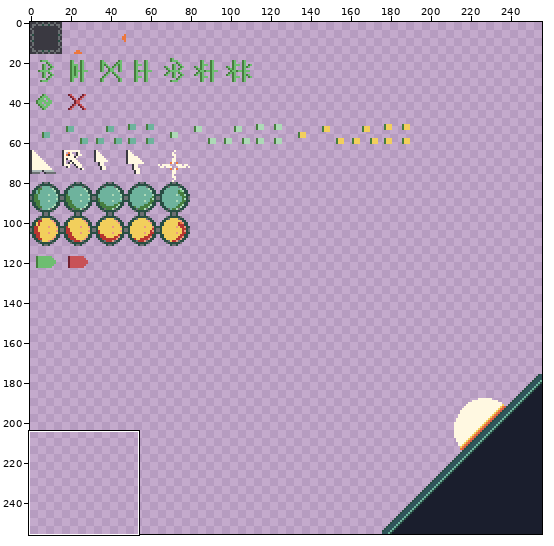
One commit to this pixel-art file: tiles.aseprite. The picture above shows the old version from afar; the outline marks the close-up.
Close-up. Old version:
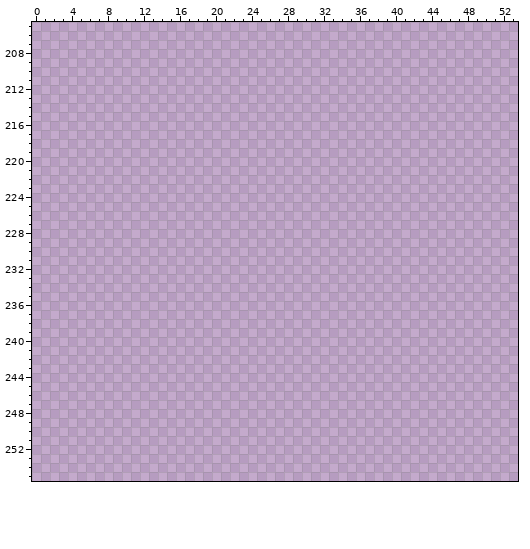
256x256 pixels, 1 frame. Shown: x 0..53, y 205..255.
And afterwards:
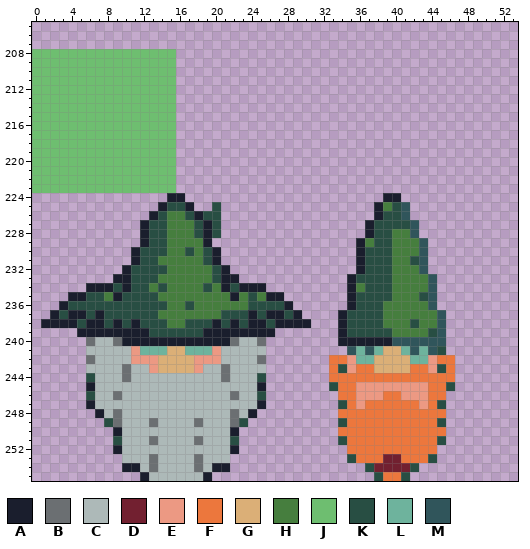
Palette (. is transparent): A #1a1e2d  B #6b6f72  C #adb9b8  D #722030  E #ec9983  F #ec773d  G #dbaf77  H #467e3e  J #6ebe70  K #284e43  L #6eb39d  M #30555b
From old to new:
Changed rows in their new state; - is an unchanged pixel.
first column x 0:
208 JJJJJJJJJJJJJJJJ-------------------------------
209 JJJJJJJJJJJJJJJJ-------------------------------
210 JJJJJJJJJJJJJJJJ-------------------------------
211 JJJJJJJJJJJJJJJJ-------------------------------
212 JJJJJJJJJJJJJJJJ-------------------------------
213 JJJJJJJJJJJJJJJJ-------------------------------
214 JJJJJJJJJJJJJJJJ-------------------------------
215 JJJJJJJJJJJJJJJJ-------------------------------
216 JJJJJJJJJJJJJJJJ-------------------------------
217 JJJJJJJJJJJJJJJJ-------------------------------
218 JJJJJJJJJJJJJJJJ-------------------------------
219 JJJJJJJJJJJJJJJJ-------------------------------
220 JJJJJJJJJJJJJJJJ-------------------------------
221 JJJJJJJJJJJJJJJJ-------------------------------
222 JJJJJJJJJJJJJJJJ-------------------------------
223 JJJJJJJJJJJJJJJJ-------------------------------
224 ---------------AA----------------------AA------
225 --------------AKKA--K-----------------AHKM-----
226 -------------AKHHKAKK-----------------AKKM-----
227 ------------AKKHHHKAK----------------AKKKKM----
228 ------------AKKHHHKAK----------------AKKHHM----
229 ------------AKKHHHHA----------------AHKKHHHM---
230 -----------AKKKHHKHKA---------------AKKKHHHM---
231 -----------AKKHHHHHKA---------------AKKKHHKM---
232 ----------AKKKKHHHHHKA--------------AKKKHHHM---
233 ---------AAKKKHHHHHHKAA------------AKKKKHHHHM--
234 ------AAAKAKKHKHHHHKHAKAAA---------AHKKKHHHHM--
235 ----AAKKHAKKKKHHHHHHHHAHKHAA-------AKKKKHHHKM--
236 ---AKKKKKKKKKKKHHKHHHHHHKKKKA------AKKKHHHHHM--
237 --AKAAKAKKKKKKHHHHHHHKKKAKAAKA----AKKKKHHHHHHM-
238 -AAAAKAAKAKAKKKHHKKKAKAKAAKAAAA---AKKKKHHHKHHM-
239 -----AAAAAAAAKKKKKKAAAAAAAA-------AKKKKKHHHHKM-
240 ------BCCBAAAAAAAAAAAABCCB--------AAAAAAMMMMMM-
241 ------CCCCCELLLGGLLLECCCCC---------MLMLGGLMLMK-
242 ------BCCCCEEEGGGGEEECCCCB-------FFELLGGGGLLEFF
243 ------CCCCBCCEGGGGECCBCCCC-------FKEFFGGGGFFEKF
244 ------KCCCBCCCCCCCCCCBCCCK-------FFFFFFFFFFFFFF
245 ------ACCCCCCCCCCCCCCCCCCA-------KFFEEEEEEEEFFK
246 ------KCCBCCCCCCCCCCCCBCCK--------FFEEEFFEEEFF-
247 ------ACCCCCCCCCCCCCCCCCCA--------KFEFFFFFFEFK-
248 -------ACBCCCCCCCCCCCCBCA---------FFFFFFFFFFFF-
249 --------KBCCCBCCCCBCCCBK----------KFFFFFFFFFFK-
250 ---------ACCCCCCCCCCCCA-----------FFFFFFFFFFFF-
251 ---------KCCCBCCCCBCCCK-----------KFFFFFFFFFFK-
252 ---------ACCCCCCCCCCCCA------------FFFFFFFFFF--
253 ----------CCCBCCCCBCCC-------------KFFFDDFFFK--
254 ----------AACBCCCCBCAA---------------KDDDDK----
255 ------------ACCCCCCA------------------KFFK-----
Pixel boxes of the changes (left, top, right, bottom) in both close-ups:
added: (32, 49, 455, 481)
